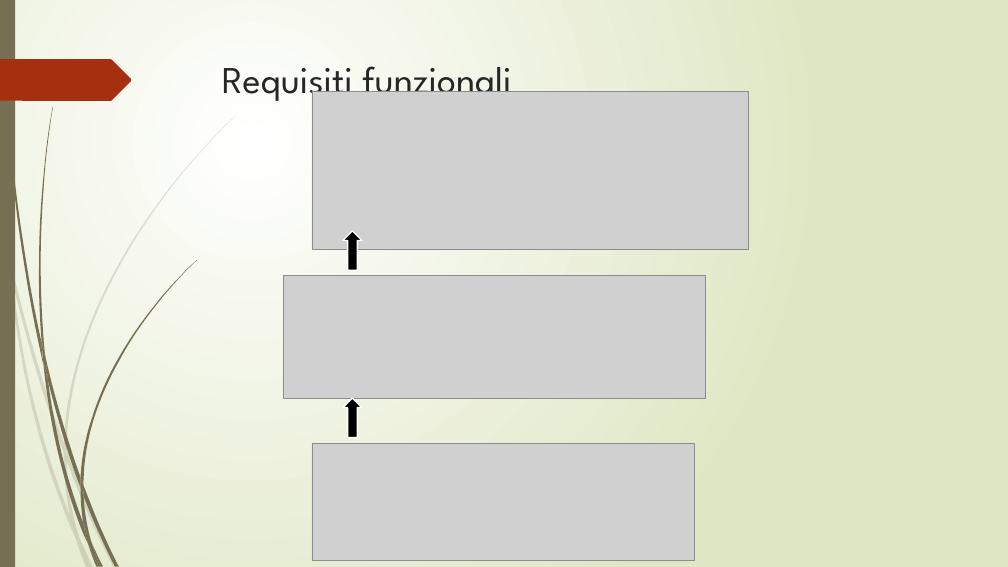
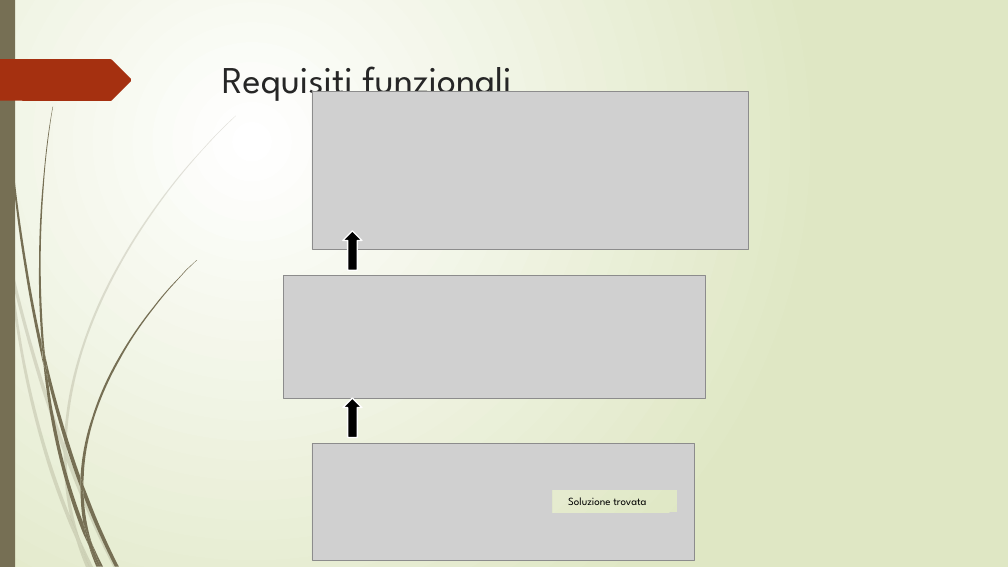
Before and after one commit to lpleo/Ingegneria_Software_2014, a slide deck: slide 25 of Slide/slide_FINALI.pptx. Drawn at 1008x567 pixels with LibreOffice and Linux fonts; fonts in the diff are those of the drawing; grey boxes stand for pictures. Boxes give left, top, right and bottom in pixels: in the first picture for what was removed or moved away, otherwise in the second. Text is boxed around its words. In the diff, an @@ line names an element or a change of style, - is before the commit and + after.

```diff
--- a/Slide/slide_FINALI.pptx
+++ b/Slide/slide_FINALI.pptx
@@ rectangle added at bbox=[553, 491, 677, 513], fill gradient #FFFFFF to #DFE8C4, 10.5 pt, text #000000 @@
+Soluzione trovata
```
Also in this commit, not shown: 4 other slides changed, 3 slides removed, 7 other files.
